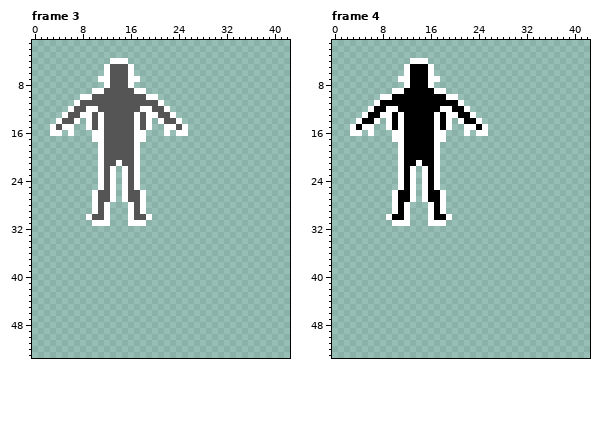
Pixel-art file -- .Assets and Files/ShovelHittingGame/UI.aseprite. That is the earlier state.
120x120 pixels, 4 frames. Shown: frame 3: x 0..42, y 1..53; frame 4: x 0..42, y 1..53. The commit also changed other frames, which this record leaves out.
The result:
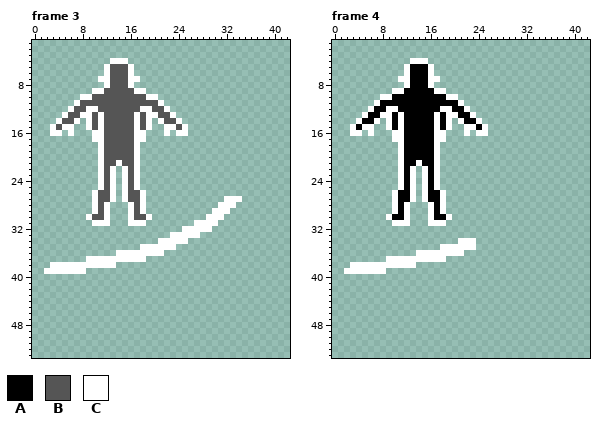
Palette (. is transparent): A #000000  B #555555  C #ffffff
Difference:
layer "UI/Stamina" now shown
--- frame 3, layer "UI/Stamina"
@@ x 0..42 @@
 26 ..........CBBC.CBBC........................
-27 ..........CBBC.CBBC........................
-28 ..........CBC...CBC........................
-29 ..........CBC...CBC........................
-30 .........CBBC...CBBC.......................
-31 ..........CCC...CCC........................
-32 ...........................................
-33 ...........................................
-34 ...........................................
-35 ...........................................
-36 ...........................................
-37 ...........................................
-38 ...........................................
-39 ...........................................
+27 ..........CBBC.CBBC.............CCC........
+28 ..........CBC...CBC............CCC.........
+29 ..........CBC...CBC...........CCC..........
+30 .........CBBC...CBBC.........CCC...........
+31 ..........CCC...CCC........CCCC............
+32 .........................CCCCC.............
+33 .......................CCCCC...............
+34 .....................CCCCC.................
+35 ..................CCCCCC...................
+36 ..............CCCCCCCC.....................
+37 .........CCCCCCCCCC........................
+38 ...CCCCCCCCCCC.............................
+39 ..CCCCCCC..................................
 40 ...........................................
--- frame 4, layer "UI/Stamina"
@@ x 0..25 @@
 33 ..........................
-34 ..........................
-35 ..........................
-36 ..........................
-37 ..........................
-38 ..........................
-39 ..........................
+34 .....................CCC..
+35 ..................CCCCCC..
+36 ..............CCCCCCCC....
+37 .........CCCCCCCCCC.......
+38 ...CCCCCCCCCCC............
+39 ..CCCCCCC.................
 40 ..........................
